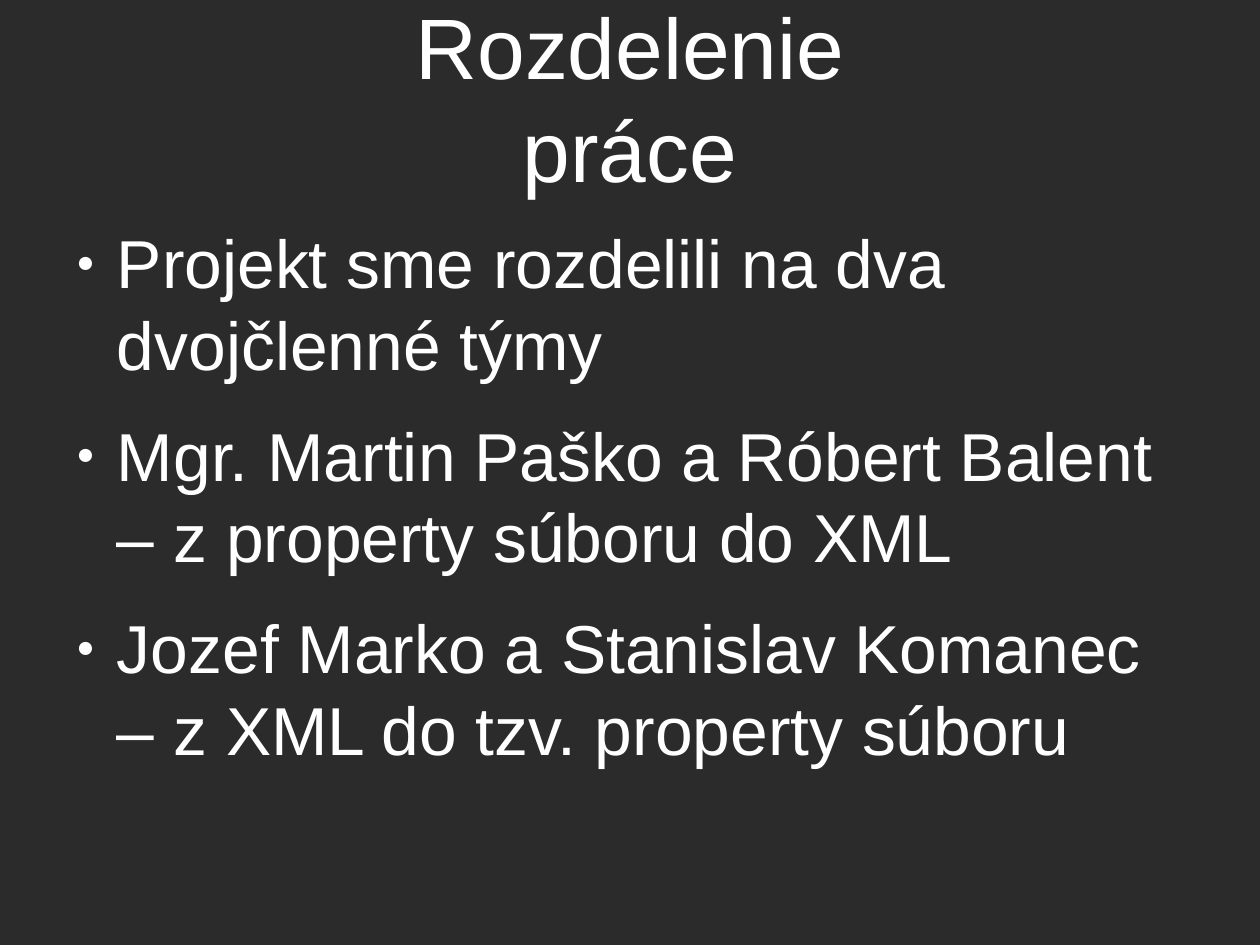
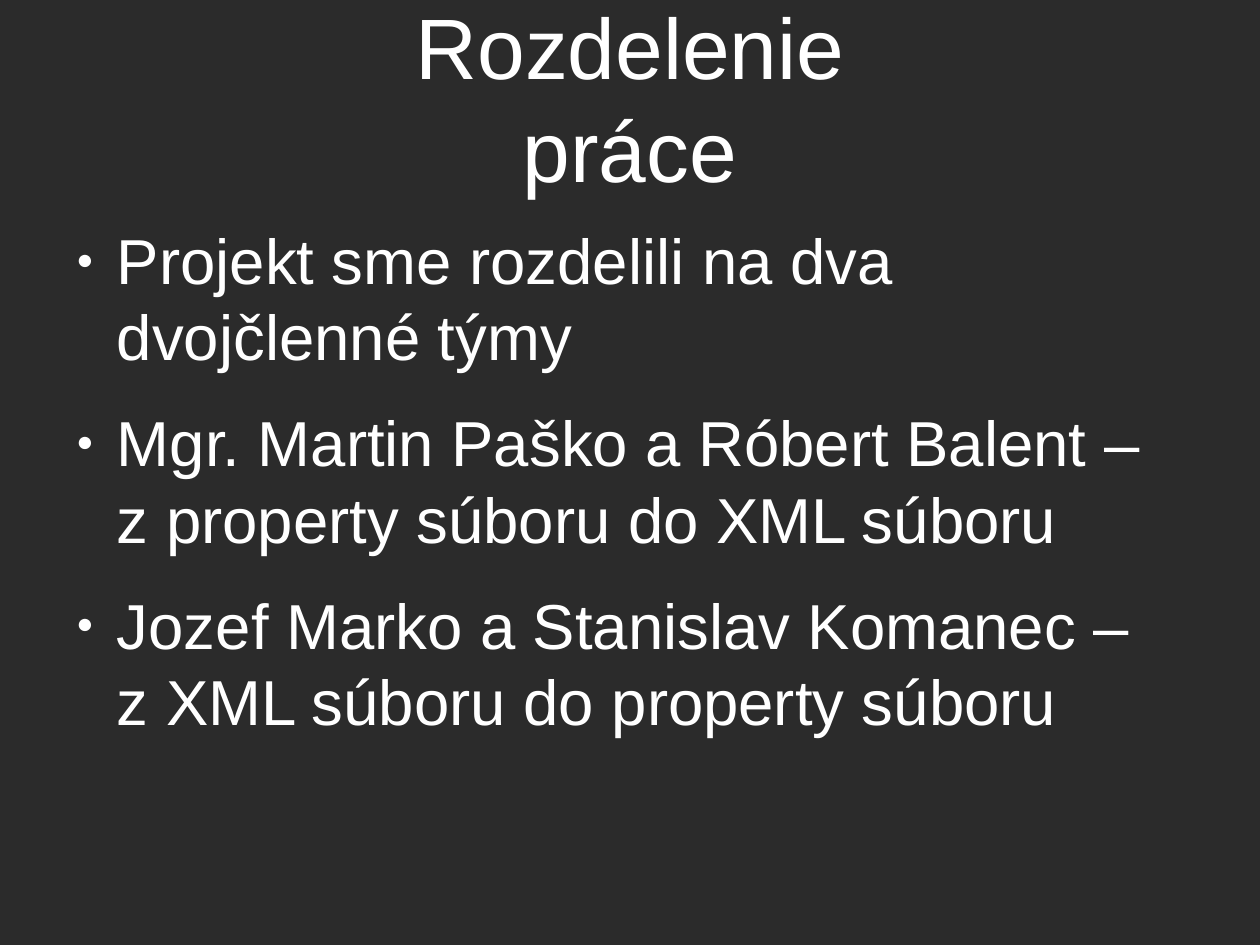
Before and after one commit to balent/Log4j-Convert-Configuration, a slide deck: slide 5 of prezentacia/log4j.odp. Drawn at 1260x945 pixels with LibreOffice and Linux fonts; fonts in the diff are those of the drawing; background and template pictures are left out; a plain dark background stands for a picture behind light text. Boxes give left, top, right and bottom in pixels: in the first picture for what was removed or moved away, otherwise in the second. Text is boxed around its words. In the diff, an @@ line names an element or a change of style, - is before the commit and + after.

Commit message:
Presentation update

```diff
--- a/prezentacia/log4j.odp
+++ b/prezentacia/log4j.odp
@@ text at (117, 238, 892, 372): size 42.7 to 40 pt in "Projekt sme rozdelili na dva dvojčlenné týmy" @@
@@ text at (117, 419, 1087, 737): text changed; size 42.7 to 40 pt @@
-● Mgr. Martin Paško a Róbert Balent – z property súboru do XML
-● Jozef Marko a Stanislav Komanec – z XML do tzv. property súboru
+● Mgr. Martin Paško a Róbert Balent – z property súboru do XML súboru
+● Jozef Marko a Stanislav Komanec – z XML súboru do property súboru
```
Also in this commit, not shown: 5 other slides changed, 1 other file.
